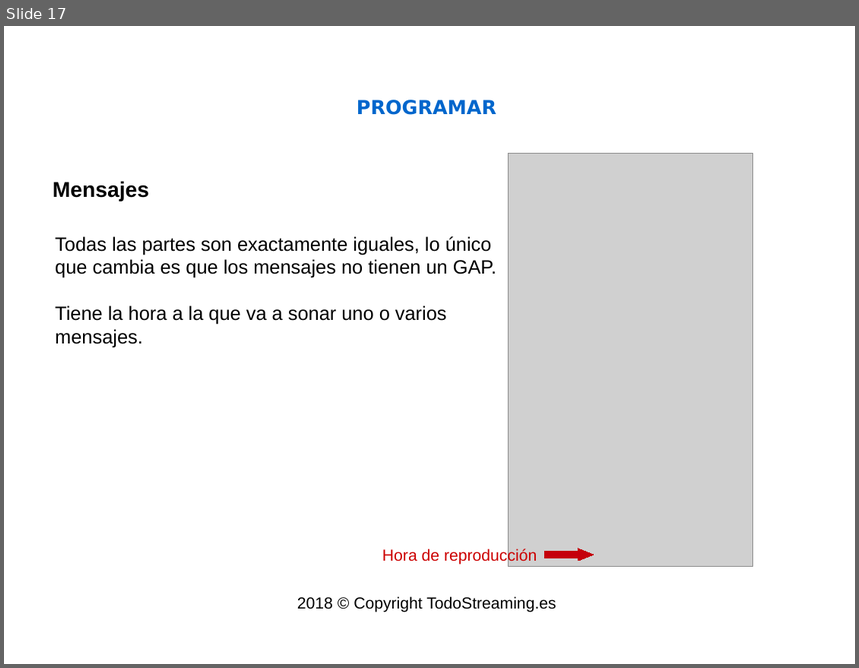
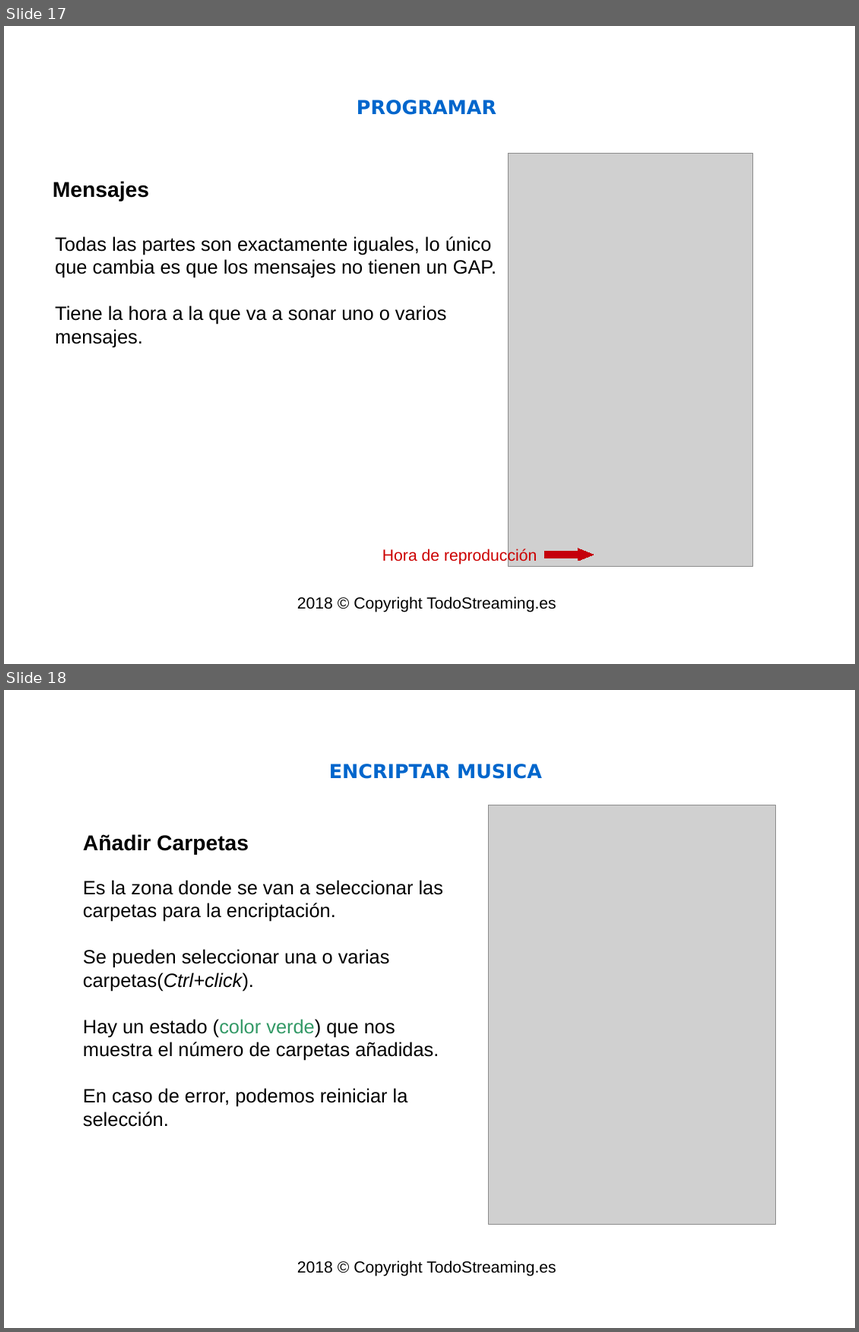
Before and after one commit to isaacml/instore, a slide deck: docs/Manual Administrador.odp. Shown one above the other, each under a label of ours: slide 17 before the commit, slides 17 and 18 after it. The pictures are 859x668 and 859x1332 pixels, drawn with LibreOffice and Linux fonts; fonts in the diff are those of the drawing; grey boxes stand for pictures; background and template pictures are left out. Boxes give left, top, right and bottom in pixels: in the first picture for what was removed or moved away, otherwise in the second. Text is boxed around its words. In the diff, an @@ line names an element or a change of style, - is before the commit and + after.

```diff
--- a/docs/Manual Administrador.odp
+++ b/docs/Manual Administrador.odp
@@ slide 18 added at box(4, 690, 855, 1328), background picture (left out) @@
@@ title added at box(329, 764, 542, 779), 18 pt, text #0066CC, bold @@
+ENCRIPTAR MUSICA
@@ picture added at box(489, 806, 776, 1225) @@
@@ text added at box(83, 834, 249, 855), 20 pt, text #000000, bold @@
+Añadir Carpetas
@@ text added at box(83, 880, 443, 1127), 18 pt, text #000000 @@
+Es la zona donde se van a seleccionar las carpetas para la encriptación.
+Se pueden seleccionar una o varias carpetas(Ctrl+click).
+Hay un estado (color verde) que nos muestra el número de carpetas añadidas.
+En caso de error, podemos reiniciar la selección.
@@ text added at box(297, 1261, 556, 1277), 15 pt, text #000000 @@
+2018 © Copyright TodoStreaming.es
```
Also in this commit, not shown: 3 slides changed, 2 other slides added, 1 slide removed, 11 other files.
